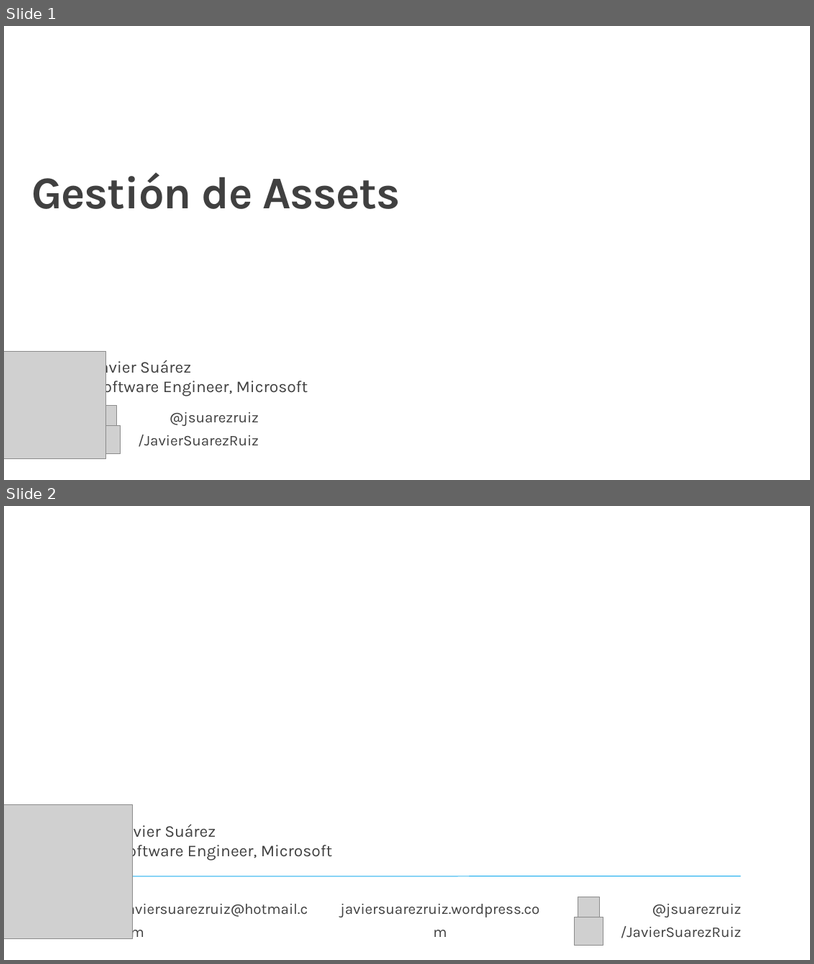
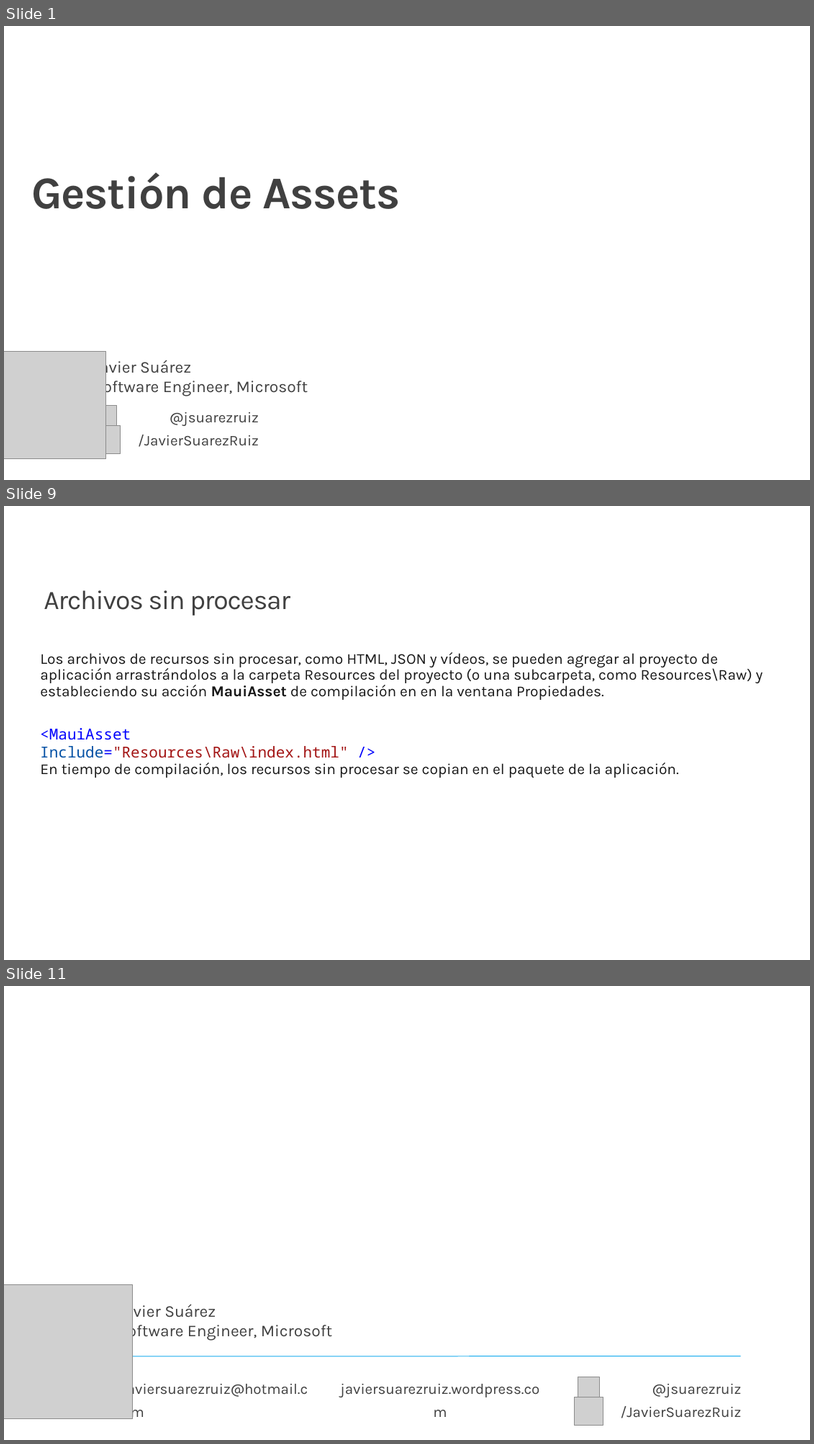
Before and after one commit to jsuarezruiz/taller-dotnet-maui, a slide deck: Bloque 3 - Creación de primera App/Taller12 - Gestión de Assets.pptx. Shown one above the other, each under a label of ours: slides 1 and 2 before the commit, slides 1, 9 and 11 after it; the slides between them are not shown. The pictures are 814x964 and 814x1444 pixels, drawn with LibreOffice and Linux fonts; fonts in the diff are those of the drawing; grey boxes stand for pictures; background and template pictures are left out. Boxes give left, top, right and bottom in pixels: in the first picture for what was removed or moved away, otherwise in the second. Text is boxed around its words. In the diff, an @@ line names an element or a change of style, - is before the commit and + after.

```diff
--- a/Bloque 3 - Creación de primera App/Taller12 - Gestión de Assets.pptx
+++ b/Bloque 3 - Creación de primera App/Taller12 - Gestión de Assets.pptx
@@ slide 9 added at bbox=[4, 506, 810, 960], background #FFFFFF @@
@@ title added at bbox=[44, 590, 291, 615], 32 pt, text #404040 @@
+Archivos sin procesar
@@ text added at bbox=[40, 652, 764, 777], 18 pt, text #171717 @@
+Los archivos de recursos sin procesar, como HTML, JSON y vídeos, se pueden agregar al proyecto de aplicación arrastrándolos a la carpeta Resources del proyecto (o una subcarpeta, como Resources\Raw) y estableciendo su acción MauiAsset de compilación en en la ventana Propiedades.
+En tiempo de compilación, los recursos sin procesar se copian en el paquete de la aplicación.
@@ text added at bbox=[40, 728, 348, 758], 18 pt, text #A31515 @@
+<MauiAsset Include="Resources\Raw\index.html" />
@@ what was slide 2 is now slide 11 @@
```
Also in this commit, not shown: 8 other slides added.
